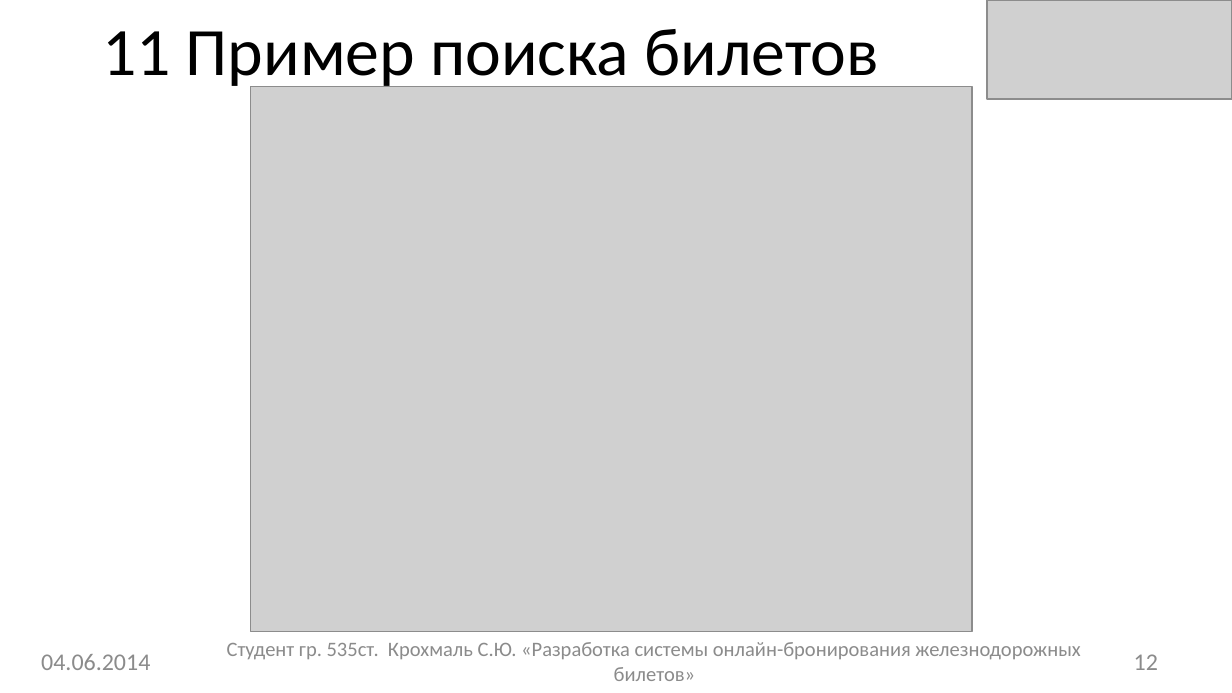
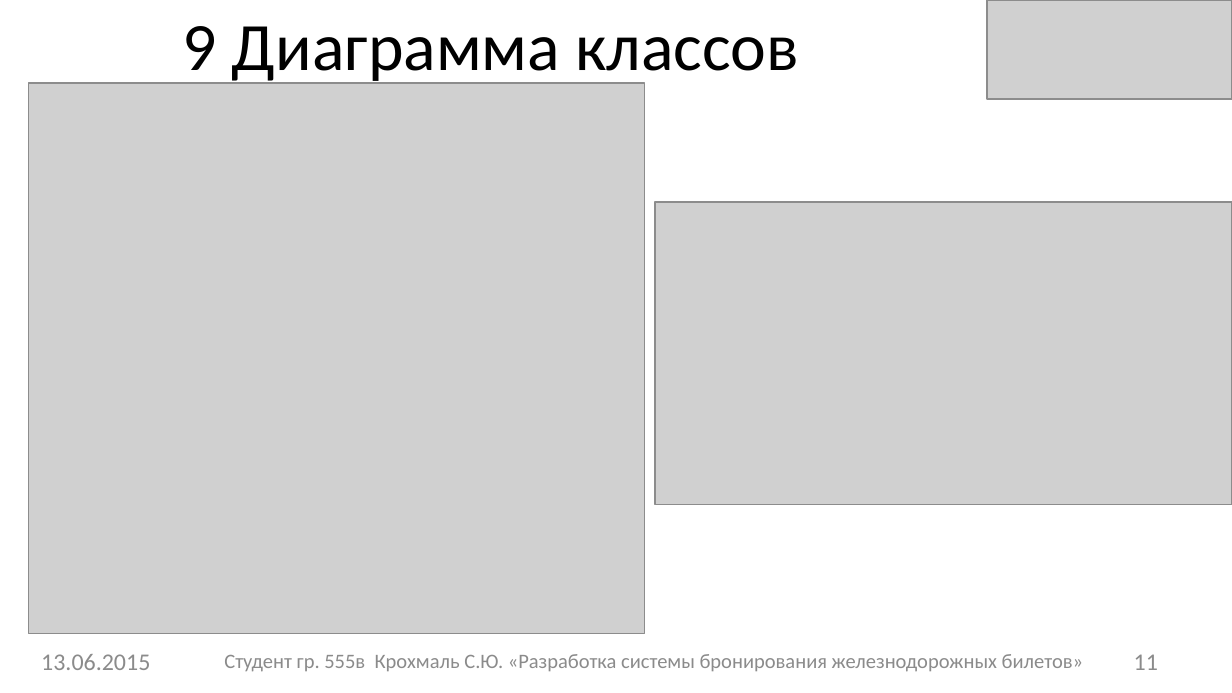
Before and after one commit to sergey-krokhmal/RailwayTicketBooking, a slide deck: slide 11 of Documentation/Презенташка.pptx (slide 12 before the commit). Drawn at 1232x693 pixels with LibreOffice and Linux fonts; fonts in the diff are those of the drawing; grey boxes stand for pictures. Boxes give left, top, right and bottom in pixels: in the first picture for what was removed or moved away, otherwise in the second. Text is boxed around its words. In the diff, an @@ line names an element or a change of style, - is before the commit and + after.

```diff
--- a/Documentation/Презенташка.pptx
+++ b/Documentation/Презенташка.pptx
@@ title at [182,26,798,87]: text changed @@
-11 Пример поиска билетов
+9 Диаграмма классов
@@ picture: place and size @@
-picture at [250,86,972,631]
+picture at [28,83,644,633]
@@ picture added at [655,202,1232,505] @@
@@ text at [41,654,150,670]: text changed @@
-04.06.2014
+13.06.2015
@@ text at [224,654,1083,672]: text changed @@
-Студент гр. 535ст. Крохмаль С.Ю. «Разработка системы онлайн-бронирования железнодорожных билетов»
+Студент гр. 555в Крохмаль С.Ю. «Разработка системы бронирования железнодорожных билетов»
@@ page number at [1134,654,1158,670]: text changed @@
-12
+11
```
Also in this commit, not shown: 14 other slides changed, 1 slide added, 2 slides removed, 26 other files.
